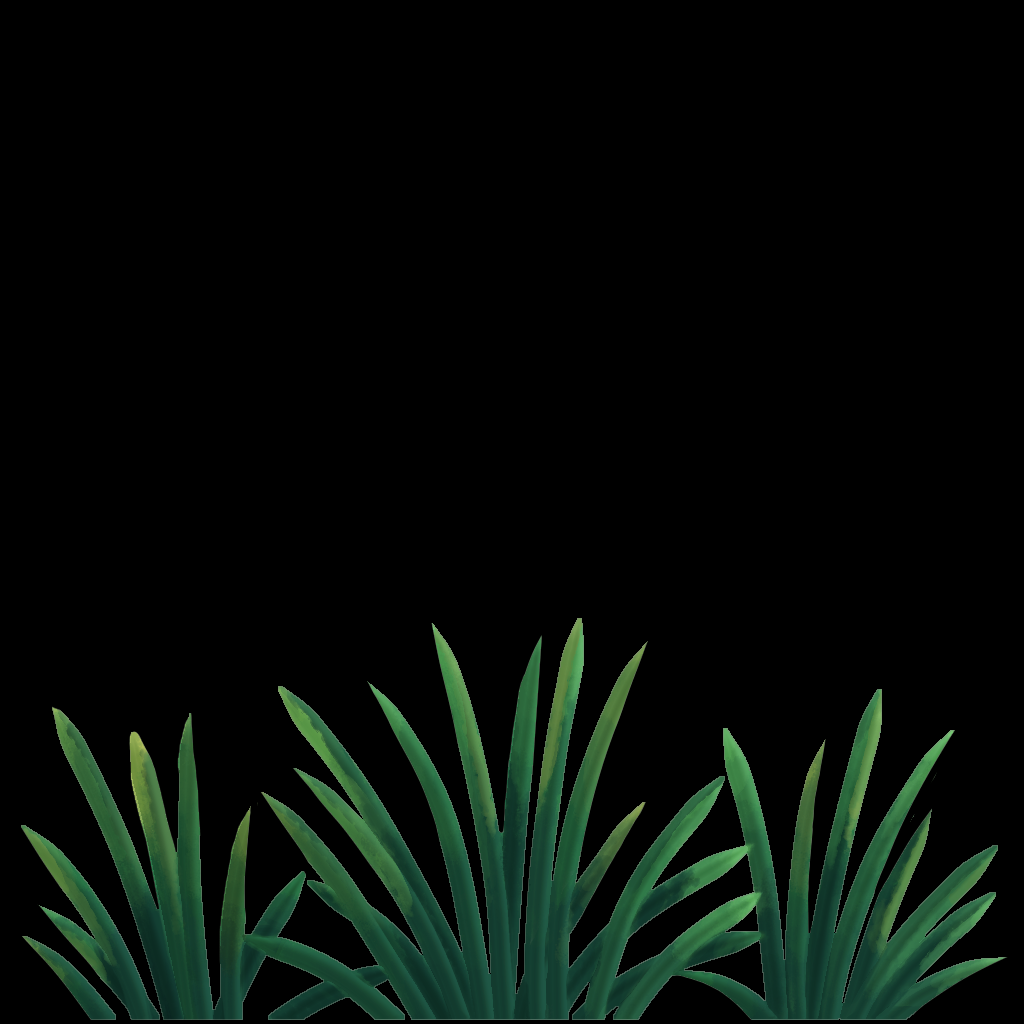
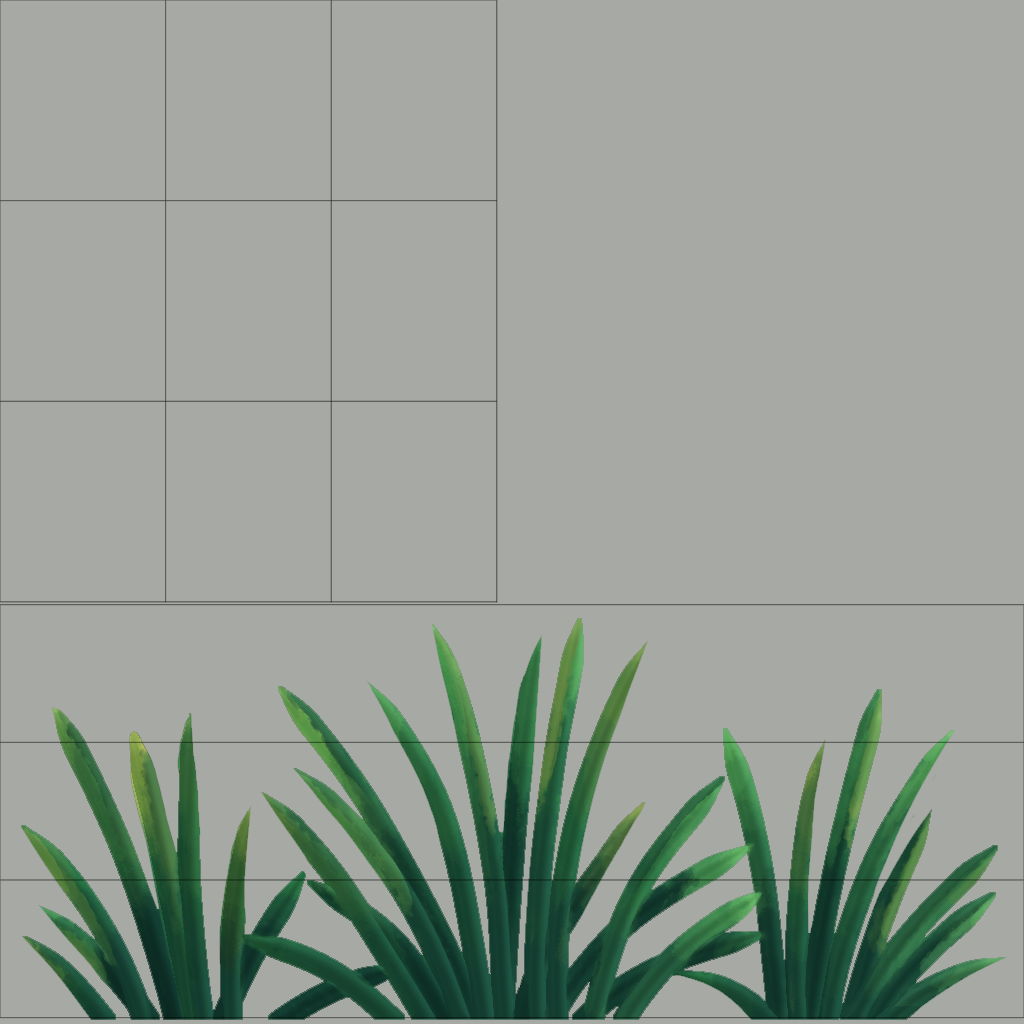
Layer changes from the first 1024×1024 image to the second:
added layer "uvs" (multiply) above "yellow grass" over [0, 0, 1024, 1024]
hid "Layer 2" over [0, 484, 1024, 1024]
painted on "Background", masked it over [0, 0, 1024, 1024]
showed "Layer 1", moved it out of group "Diffuse", painted on it over [0, 0, 1024, 1024]
